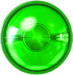
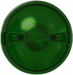
Revision of a layered 73x75 image; what changed, layer by layer:
added layer "Green Off" above "Green On" over box(0, 0, 73, 75)
renamed "On Green" to "Old - On Green", hid it, moved it above "Old - Off Green" over box(0, 0, 73, 75)
